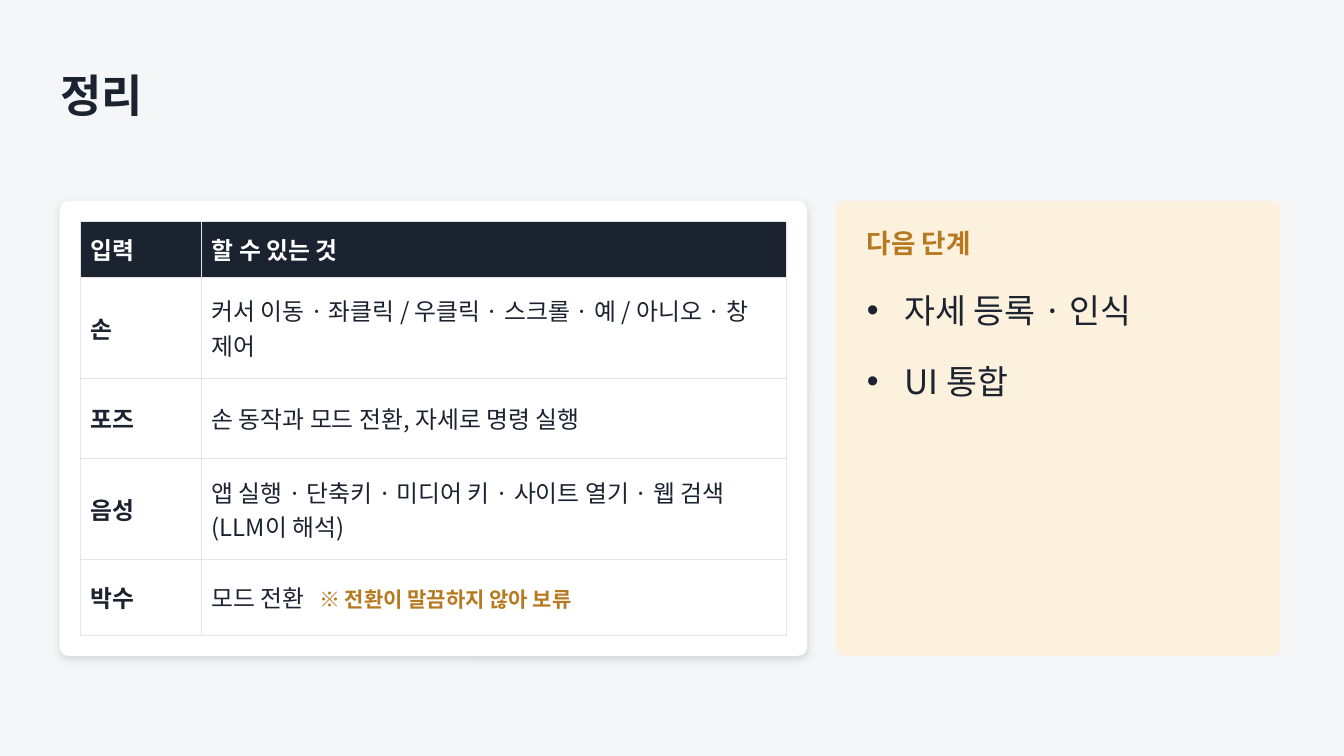
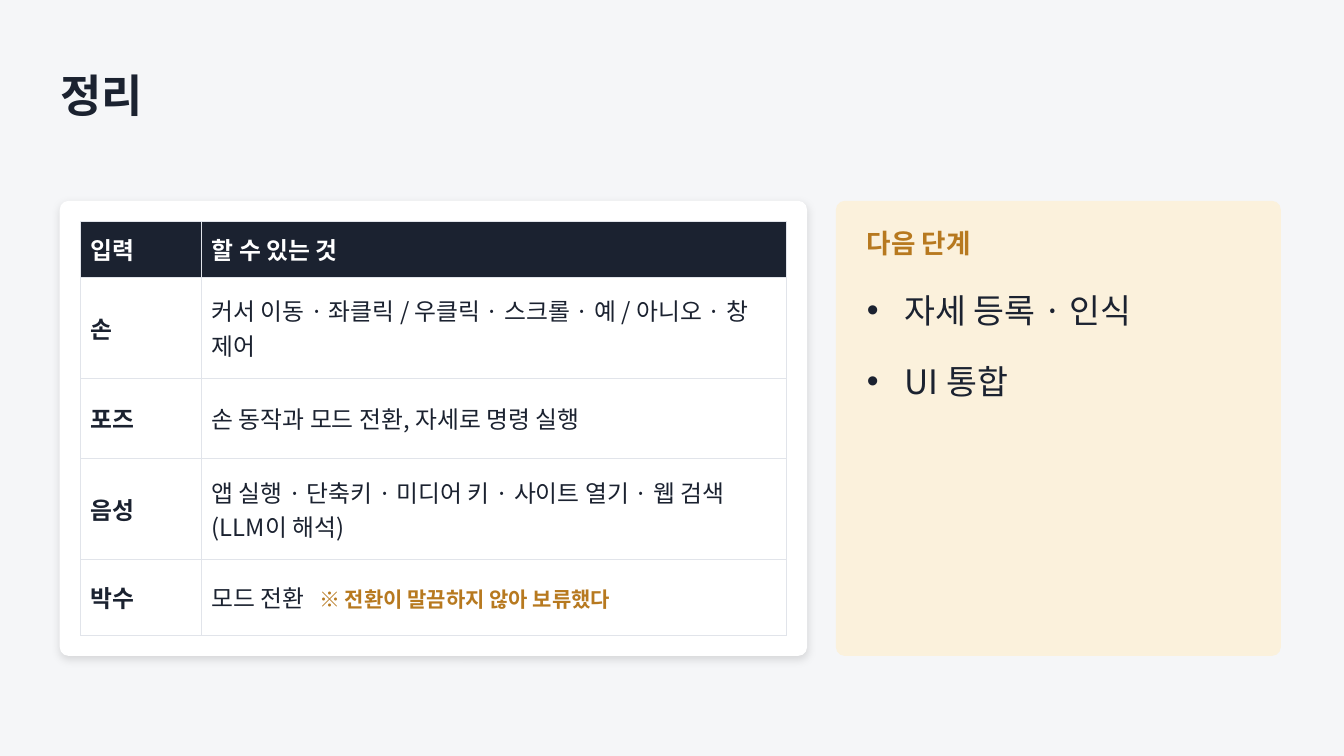
Before and after one commit to JungUH-0/JungPra, a slide deck: slide 12 of pythonpra/myproject/ppt/assistant_process.pptx (slide 13 before the commit). Drawn at 1344x756 pixels with LibreOffice and Linux fonts; fonts in the diff are those of the drawing. Boxes give left, top, right and bottom in pixels: in the first picture for what was removed or moved away, otherwise in the second. Text is boxed around its words. In the diff, an @@ line names an element or a change of style, - is before the commit and + after.

```diff
--- a/pythonpra/myproject/ppt/assistant_process.pptx
+++ b/pythonpra/myproject/ppt/assistant_process.pptx
@@ table at bbox=[81, 222, 786, 613] @@
-row 5, column 2: 모드 전환 ※ 전환이 말끔하지 않아 보류
+row 5, column 2: 모드 전환 ※ 전환이 말끔하지 않아 보류했다
```
Also in this commit, not shown: 10 other slides changed, 1 slide added, 2 slides removed, 2 other files.
